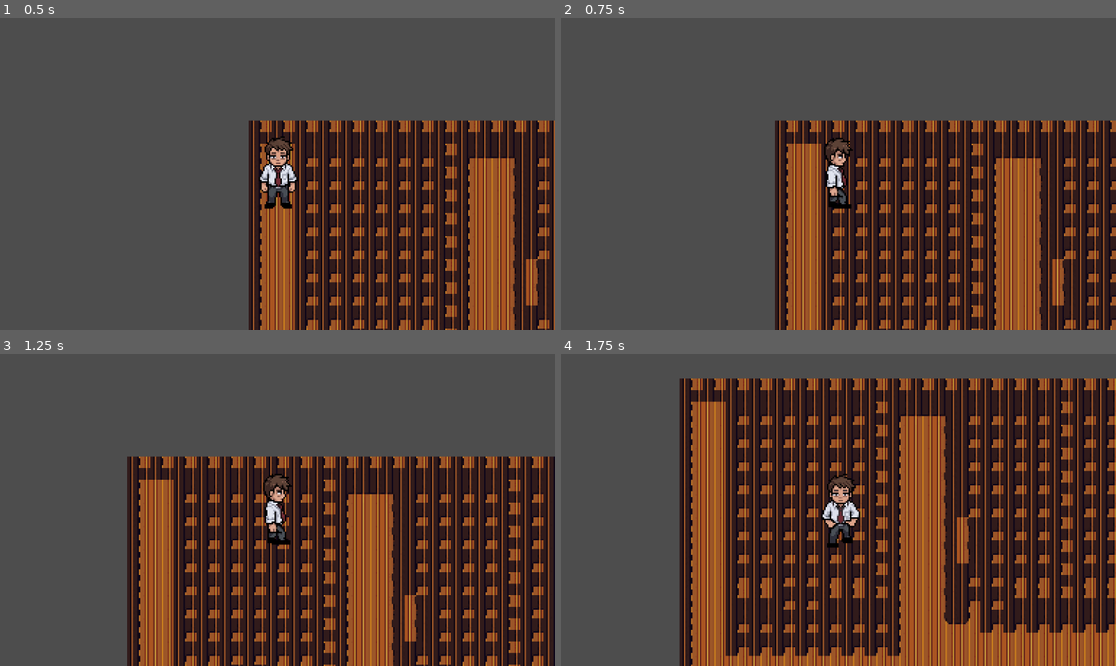
Above: before the commit, frames 1-4 (two rows, left to right).
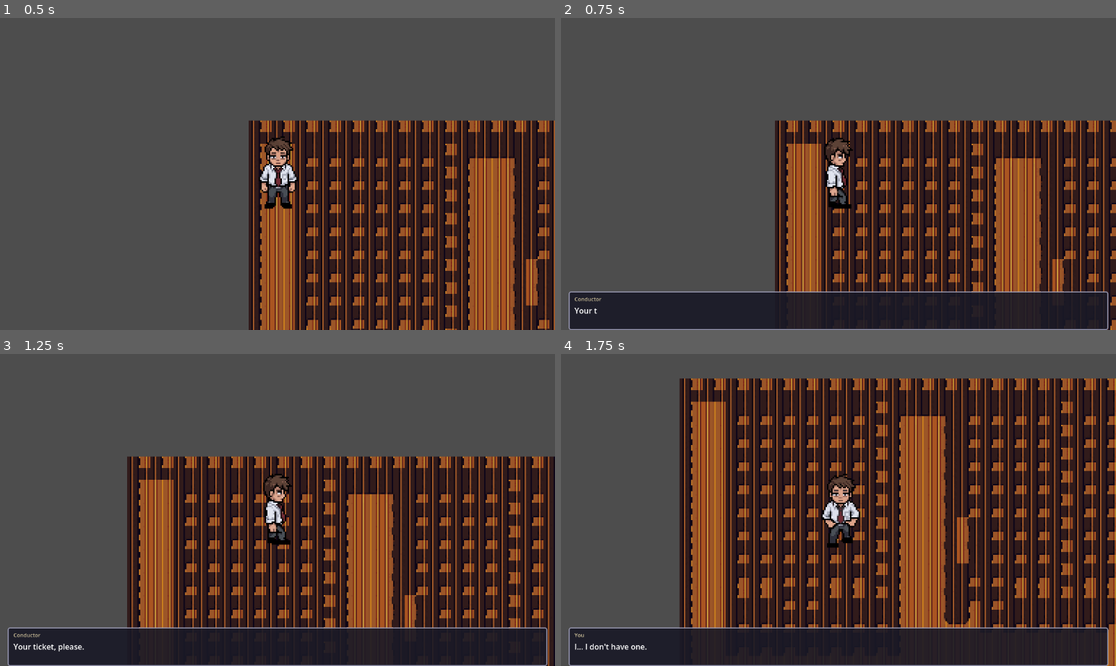
Above: after the commit, the same moments.

Repository: EswarTalasila/GameDesign
Game: Godot game, scene res://scenes/rooms/test_cart.tscn
The game is run twice, just before and just after one commit, with the same random seed, the same clock (stepped at 60 frames per second) and the same inputs.
Inputs:
- Up to frame 1 (0.5 s): no input
- Up to frame 2 (0.75 s): tap Enter (ui_accept) at 0.5 s; hold D (move_right) from 0.53 s (still down); hold Enter (ui_accept) from 0.53 s (still down)
- Up to frame 3 (1.25 s): keep holding D (move_right); keep holding Enter (ui_accept)
- Up to frame 4 (1.75 s): release D (move_right) at 1.28 s; release Enter (ui_accept) at 1.28 s; hold S (move_down) from 1.28 s (still down); tap Enter (ui_accept) at 1.35, 1.52 s

Frame 1 is identical in both runs. In frame 2, 8.4% of the frame differs, in the area x 1-99%, y 87-100%; in frame 3, 7.3%; in frame 4, 9.9%.

Commit message:
added some more small sprites like cursor and more options for hole punch

Diff:
--- a/project-2/service-suspended-episode-2/scenes/rooms/test_cart.tscn
+++ b/project-2/service-suspended-episode-2/scenes/rooms/test_cart.tscn
@@ -1,17 +1,21 @@
-[gd_scene format=4 uid="uid://br885d21bqbk2"]
+[gd_scene load_steps=5 format=4 uid="uid://br885d21bqbk2"]
 
 [ext_resource type="PackedScene" uid="uid://c347cqvjvcbip" path="res://scenes/player/player.tscn" id="1_btcce"]
 [ext_resource type="TileSet" uid="uid://benoagj5bwexn" path="res://assets/tilesets/train_cart_terrain.tres" id="3_ut5va"]
+[ext_resource type="PackedScene" path="res://scenes/ui/dialog_bubble.tscn" id="4_dialog"]
+[ext_resource type="Script" path="res://scenes/rooms/test_cart_demo.gd" id="5_demo"]
 
 [node name="TestCart" type="Node2D" unique_id=1987111065]
 y_sort_enabled = true
+script = ExtResource("5_demo")
 
 [node name="FloorWalls" type="TileMapLayer" parent="." unique_id=1194607421]
 tile_map_data = PackedByteArray("AAAAAAAAAAAAAAIAAAAAAAEAAAAAAAEAAAAAAAIAAAAAAAEAAAAAAAMAAAAAAAEAAAAAAAQAAAAAAAEAAAAAAA …(5744 unchanged characters)…
 tile_set = ExtResource("3_ut5va")
 
-[node name="Furniture" type="Node2D" parent="FloorWalls" unique_id=267903357]
-y_sort_enabled = true
-
 [node name="Player" parent="FloorWalls" unique_id=320194453 instance=ExtResource("1_btcce")]
 position = Vector2(20, 37)
+
+[node name="CanvasLayer" type="CanvasLayer" parent="."]
+
+[node name="DialogBubble" parent="CanvasLayer" instance=ExtResource("4_dialog")]
--- /dev/null
+++ b/project-2/service-suspended-episode-2/scenes/rooms/test_cart_demo.gd
@@ -0,0 +1,29 @@
+extends Node2D
+
+@onready var bubble: PanelContainer = $CanvasLayer/DialogBubble
+
+var lines: Array[Dictionary] = [
+	{"text": "The train hasn't moved in hours...", "speaker": "You"},
+	{"text": "Your ticket, please.", "speaker": "Conductor"},
+	{"text": "I... I don't have one.", "speaker": "You"},
+	{"text": "Then how did you get on this train?", "speaker": "Conductor"},
+]
+var current_line: int = 0
+
+func _ready() -> void:
+	bubble.finished.connect(_on_bubble_finished)
+	await get_tree().create_timer(0.5).timeout
+	_show_next_line()
+
+func _show_next_line() -> void:
+	if current_line >= lines.size():
+		return
+	var line = lines[current_line]
+	bubble.show_text(line["text"], line["speaker"])
+
+func _on_bubble_finished() -> void:
+	current_line += 1
+
+func _input(event: InputEvent) -> void:
+	if event.is_action_pressed("ui_accept") and not bubble.visible and current_line < lines.size():
+		_show_next_line()
--- /dev/null
+++ b/project-2/service-suspended-episode-2/scenes/ui/dialog_bubble.gd
@@ -0,0 +1,49 @@
+extends PanelContainer
+
+signal finished
+
+@export var chars_per_second: float = 30.0
+
+@onready var name_label: Label = $MarginContainer/VBoxContainer/NameLabel
+@onready var text_label: RichTextLabel = $MarginContainer/VBoxContainer/RichTextLabel
+
+var _typing: bool = false
+var _char_timer: float = 0.0
+
+func _ready() -> void:
+	visible = false
+
+func show_text(text: String, speaker: String = "") -> void:
+	if speaker != "":
+		name_label.text = speaker
+		name_label.visible = true
+	else:
+		name_label.visible = false
+
+	text_label.text = text
+	text_label.visible_characters = 0
+	_char_timer = 0.0
+	_typing = true
+	visible = true
+
+func _process(delta: float) -> void:
+	if not _typing:
+		return
+	_char_timer += delta * chars_per_second
+	while _char_timer >= 1.0 and text_label.visible_characters < text_label.get_total_character_count():
+		text_label.visible_characters += 1
+		_char_timer -= 1.0
+	if text_label.visible_characters >= text_label.get_total_character_count():
+		_typing = false
+		finished.emit()
+
+func _input(event: InputEvent) -> void:
+	if not visible:
+		return
+	if event.is_action_pressed("ui_accept"):
+		if _typing:
+			text_label.visible_characters = -1
+			_typing = false
+			finished.emit()
+		else:
+			visible = false
--- /dev/null
+++ b/project-2/service-suspended-episode-2/scenes/ui/dialog_bubble.tscn
@@ -0,0 +1,55 @@
+[gd_scene load_steps=4 format=4]
+
+[ext_resource type="Script" path="res://scenes/ui/dialog_bubble.gd" id="1_script"]
+
+[sub_resource type="StyleBoxFlat" id="StyleBoxFlat_1"]
+bg_color = Color(0.1, 0.1, 0.15, 0.9)
+border_width_left = 2
+border_width_top = 2
+border_width_right = 2
+border_width_bottom = 2
+border_color = Color(0.6, 0.6, 0.7, 1)
+corner_radius_top_left = 4
+corner_radius_top_right = 4
+corner_radius_bottom_right = 4
+corner_radius_bottom_left = 4
+content_margin_left = 12.0
+content_margin_top = 8.0
+content_margin_right = 12.0
+content_margin_bottom = 8.0
+
+[sub_resource type="LabelSettings" id="LabelSettings_1"]
+font_size = 11
+font_color = Color(0.8, 0.75, 0.6, 1)
+
+[node name="DialogBubble" type="PanelContainer"]
+anchors_preset = 12
+anchor_top = 1.0
+anchor_right = 1.0
+anchor_bottom = 1.0
+offset_left = 16.0
+offset_top = -80.0
+offset_right = -16.0
+grow_horizontal = 2
+grow_vertical = 0
+theme_override_styles/panel = SubResource("StyleBoxFlat_1")
+script = ExtResource("1_script")
+
+[node name="MarginContainer" type="MarginContainer" parent="."]
+layout_mode = 2
+
+[node name="VBoxContainer" type="VBoxContainer" parent="MarginContainer"]
+layout_mode = 2
+
+[node name="NameLabel" type="Label" parent="MarginContainer/VBoxContainer"]
+layout_mode = 2
+label_settings = SubResource("LabelSettings_1")
+text = "Speaker"
+
+[node name="RichTextLabel" type="RichTextLabel" parent="MarginContainer/VBoxContainer"]
+layout_mode = 2
+custom_minimum_size = Vector2(0, 40)
+bbcode_enabled = true
+text = ""
+fit_content = true
+autowrap_mode = 2
--- /dev/null
+++ b/project-2/service-suspended-episode-2/scenes/ui/ticket_burn_demo.gd
@@ -0,0 +1,45 @@
+extends Node2D
+
+@onready var puncher: TextureButton = $CanvasLayer/Puncher
+@onready var ticket: Sprite2D = $CanvasLayer/Ticket
+
+var tex_open: Texture2D = preload("res://assets/ui/Hole_Punch_UI_Opened.png")
+var tex_closed: Texture2D = preload("res://assets/ui/Hole_Punch_UI_Closed.png")
+var is_busy: bool = false
+
+func _ready() -> void:
+	ticket.visible = false
+	puncher.texture_normal = tex_open
+	puncher.pressed.connect(_on_puncher_pressed)
+
+func _on_puncher_pressed() -> void:
+	if is_busy:
+		return
+	is_busy = true
+
+	# Punch animation - close the puncher
+	puncher.texture_normal = tex_closed
+	await get_tree().create_timer(0.3).timeout
+
+	# Open the puncher back up
+	puncher.texture_normal = tex_open
+
+	# Show the ticket in the center
+	ticket.visible = true
+	ticket.modulate = Color.WHITE
+	ticket.material.set_shader_parameter("radius", 0.0)
+	ticket.material.set_shader_parameter("position", Vector2(0.5, 0.5))
+
+	# Brief pause to see the ticket
+	await get_tree().create_timer(0.8).timeout
+
+	# Burn it away from center
+	var tween = create_tween()
+	tween.tween_method(_set_burn_radius, 0.0, 2.0, 1.5)
+	await tween.finished
+
+	ticket.visible = false
+	is_busy = false
+
+func _set_burn_radius(value: float) -> void:
+	ticket.material.set_shader_parameter("radius", value)
--- /dev/null
+++ b/project-2/service-suspended-episode-2/scenes/ui/ticket_burn_demo.tscn
@@ -0,0 +1,47 @@
+[gd_scene format=3 uid="uid://olasl2tf4at2"]
+
+[ext_resource type="Script" uid="uid://cgm2rx3xv40yr" path="res://scenes/ui/ticket_burn_demo.gd" id="1_script"]
+[ext_resource type="Texture2D" uid="uid://cwahwcsrk3jpk" path="res://assets/ui/Ticket_Asset.png" id="2_ticket"]
+[ext_resource type="Shader" uid="uid://djf2e4tijdslg" path="res://shaders/burn_dissolve.gdshader" id="3_shader"]
+[ext_resource type="Texture2D" uid="uid://4botcurc8xld" path="res://assets/ui/Hole_Punch_UI_Opened.png" id="4_puncher"]
+
+[sub_resource type="FastNoiseLite" id="FastNoiseLite_1"]
+noise_type = 3
+frequency = 0.03
+
+[sub_resource type="NoiseTexture2D" id="NoiseTexture2D_1"]
+noise = SubResource("FastNoiseLite_1")
+
+[sub_resource type="ShaderMaterial" id="ShaderMaterial_1"]
+shader = ExtResource("3_shader")
+shader_parameter/position = Vector2(0.5, 0.5)
+shader_parameter/radius = 0.0
+shader_parameter/borderWidth = 0.02
+shader_parameter/burnMult = 0.135
+shader_parameter/noiseTexture = SubResource("NoiseTexture2D_1")
+shader_parameter/burnColor = Color(0.9, 0.4, 0.1, 1)
+
+[node name="TicketBurnDemo" type="Node2D" unique_id=716258516]
+script = ExtResource("1_script")
+
+[node name="ColorRect" type="ColorRect" parent="." unique_id=1412026362]
+offset_right = 640.0
+offset_bottom = 480.0
+color = Color(0.15, 0.15, 0.2, 1)
+
+[node name="CanvasLayer" type="CanvasLayer" parent="." unique_id=774586134]
+
+[node name="Puncher" type="TextureButton" parent="CanvasLayer" unique_id=1644496064]
+offset_left = 16.0
+offset_top = 16.0
+offset_right = 223.0
+offset_bottom = 185.0
+texture_normal = ExtResource("4_puncher")
+ignore_texture_size = true
+stretch_mode = 0
+
+[node name="Ticket" type="Sprite2D" parent="CanvasLayer" unique_id=1207503568]
+material = SubResource("ShaderMaterial_1")
+position = Vector2(320, 240)
+scale = Vector2(4, 4)
+texture = ExtResource("2_ticket")
--- /dev/null
+++ b/project-2/service-suspended-episode-2/shaders/burn_dissolve.gdshader
@@ -0,0 +1,14 @@
+shader_type canvas_item;
+
+uniform vec2 position;
+uniform float radius;
+uniform float borderWidth = 0.02;
+uniform float burnMult = 0.135;
+uniform sampler2D noiseTexture;
+uniform vec4 burnColor : source_color;
+
+void fragment() {
+	float dist = length(position - UV) + (texture(noiseTexture, UV).b) * burnMult;
+	COLOR.rgb = mix(COLOR.rgb, burnColor.rgb, float(dist < radius + borderWidth));
+	COLOR.a *= 1.0 - (float(dist < radius));
+}
Binary file added: project-2/service-suspended-episode-2/assets/ui/Hole_Punch_UI_Closed.png
Not shown, added: project-2/service-suspended-episode-2/assets/ui/Hole_Punch_UI_Closed.png.import
Binary file added: project-2/service-suspended-episode-2/assets/ui/Hole_Punch_UI_Opened.png
Not shown, added: project-2/service-suspended-episode-2/assets/ui/Hole_Punch_UI_Opened.png.import
Binary file added: project-2/service-suspended-episode-2/assets/ui/Ticket_Asset.png
Not shown, added: project-2/service-suspended-episode-2/assets/ui/Ticket_Asset.png.import
Binary file added: project-2/service-suspended-episode-2/assets/ui/text_bubble_left.png
Not shown, added: project-2/service-suspended-episode-2/assets/ui/text_bubble_left.png.import
Binary file added: project-2/service-suspended-episode-2/assets/ui/text_bubble_right.png
Not shown, added: project-2/service-suspended-episode-2/assets/ui/text_bubble_right.png.import
Not shown, added: project-2/service-suspended-episode-2/scenes/rooms/test_cart_demo.gd.uid
Not shown, added: project-2/service-suspended-episode-2/scenes/ui/dialog_bubble.gd.uid
(and 11 more such lines)
